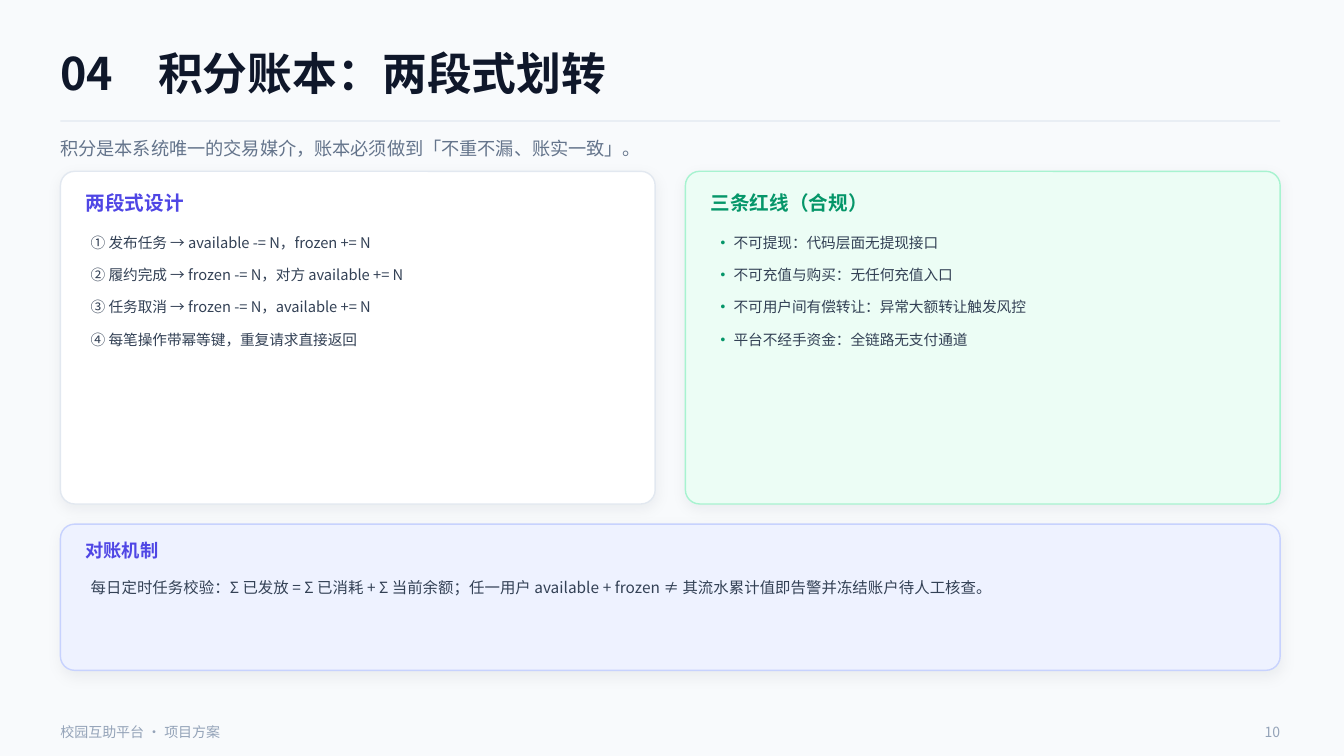
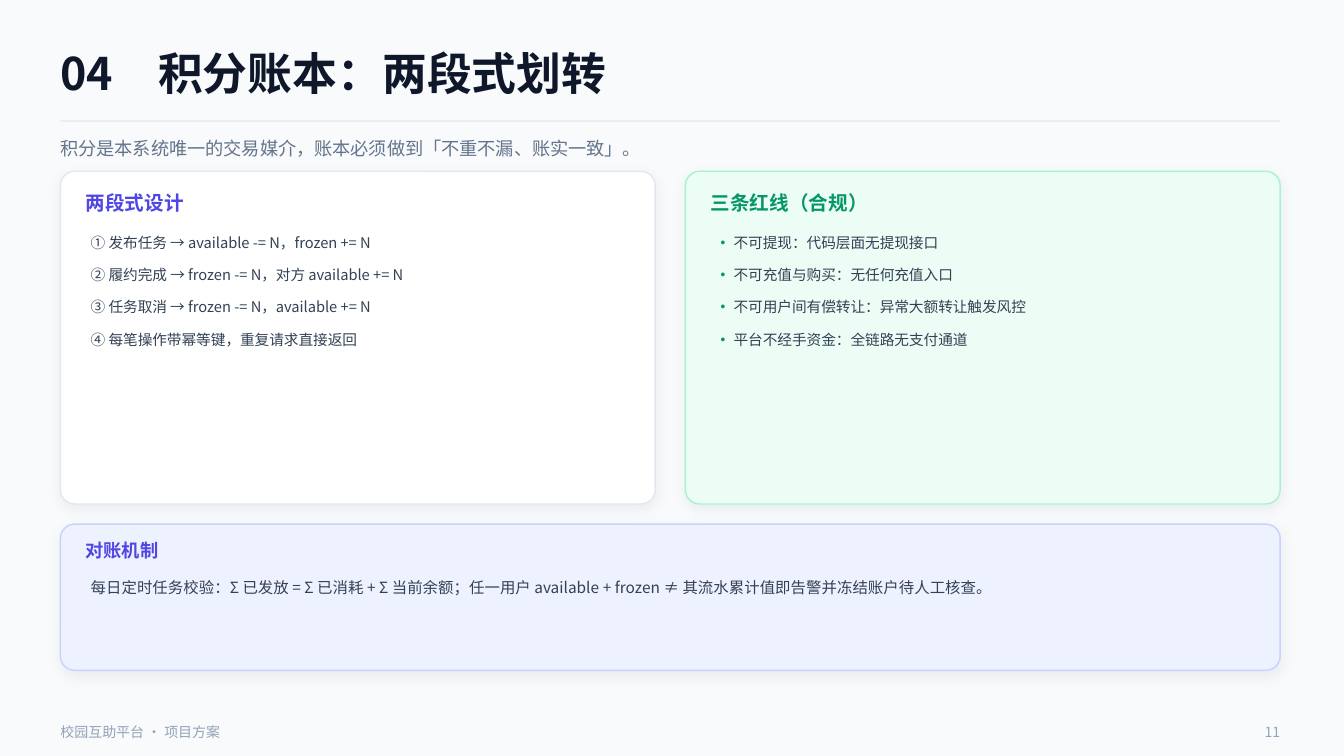
Before and after one commit to lunasama868/SE2026-G22-campus-mutual-aid, a slide deck: slide 11 of assets/SE2026-G22-校园互助平台-需求评审PPT.pptx (slide 10 before the commit). Drawn at 1344x756 pixels with LibreOffice and Linux fonts; fonts in the diff are those of the drawing. Boxes give left, top, right and bottom in pixels: in the first picture for what was removed or moved away, otherwise in the second. Text is boxed around its words. In the diff, an @@ line names an element or a change of style, - is before the commit and + after.

```diff
--- a/assets/SE2026-G22-校园互助平台-需求评审PPT.pptx
+++ b/assets/SE2026-G22-校园互助平台-需求评审PPT.pptx
@@ text at (x1=1265, y1=727, x2=1281, y2=737): text changed @@
-10
+11
```
Also in this commit, not shown: 10 other slides changed, 2 slides added, 3 other files.
